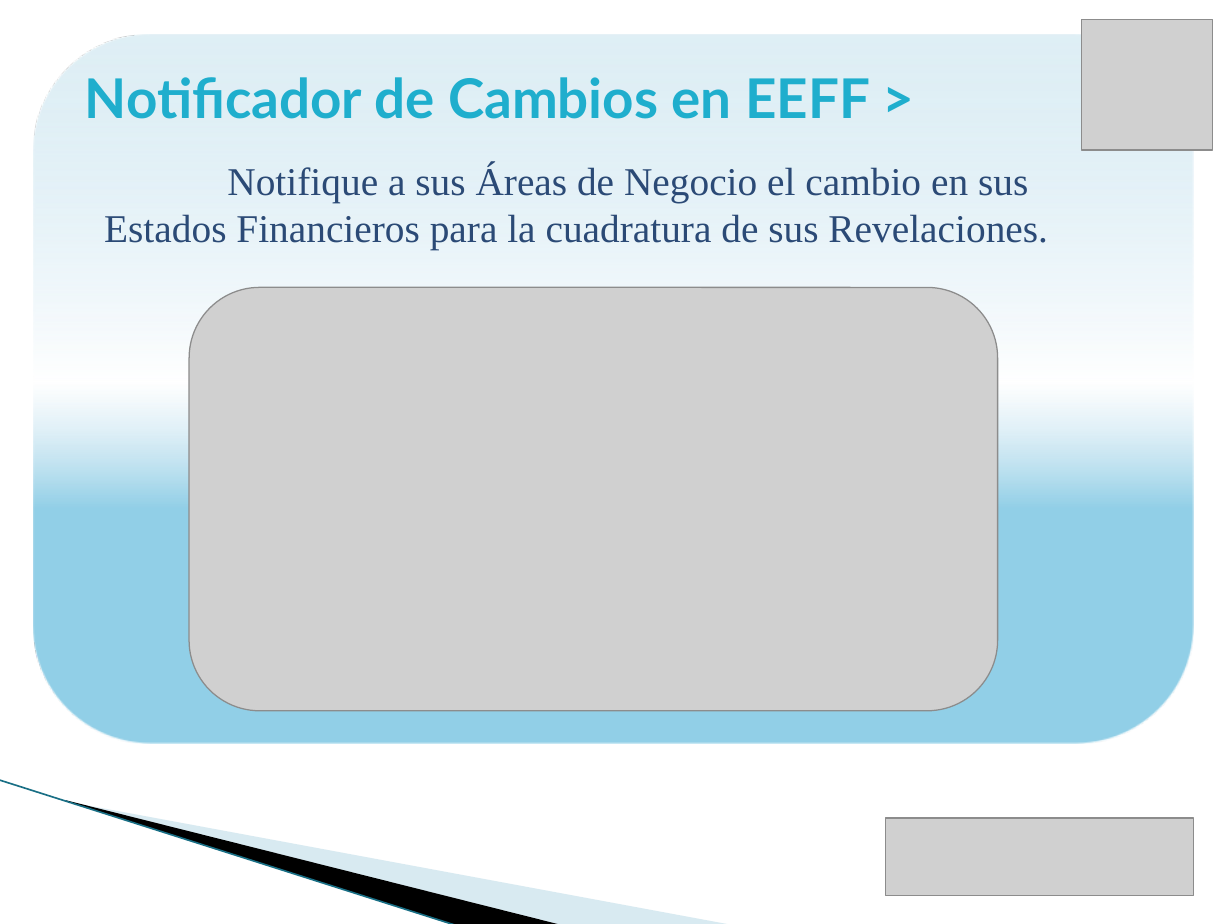
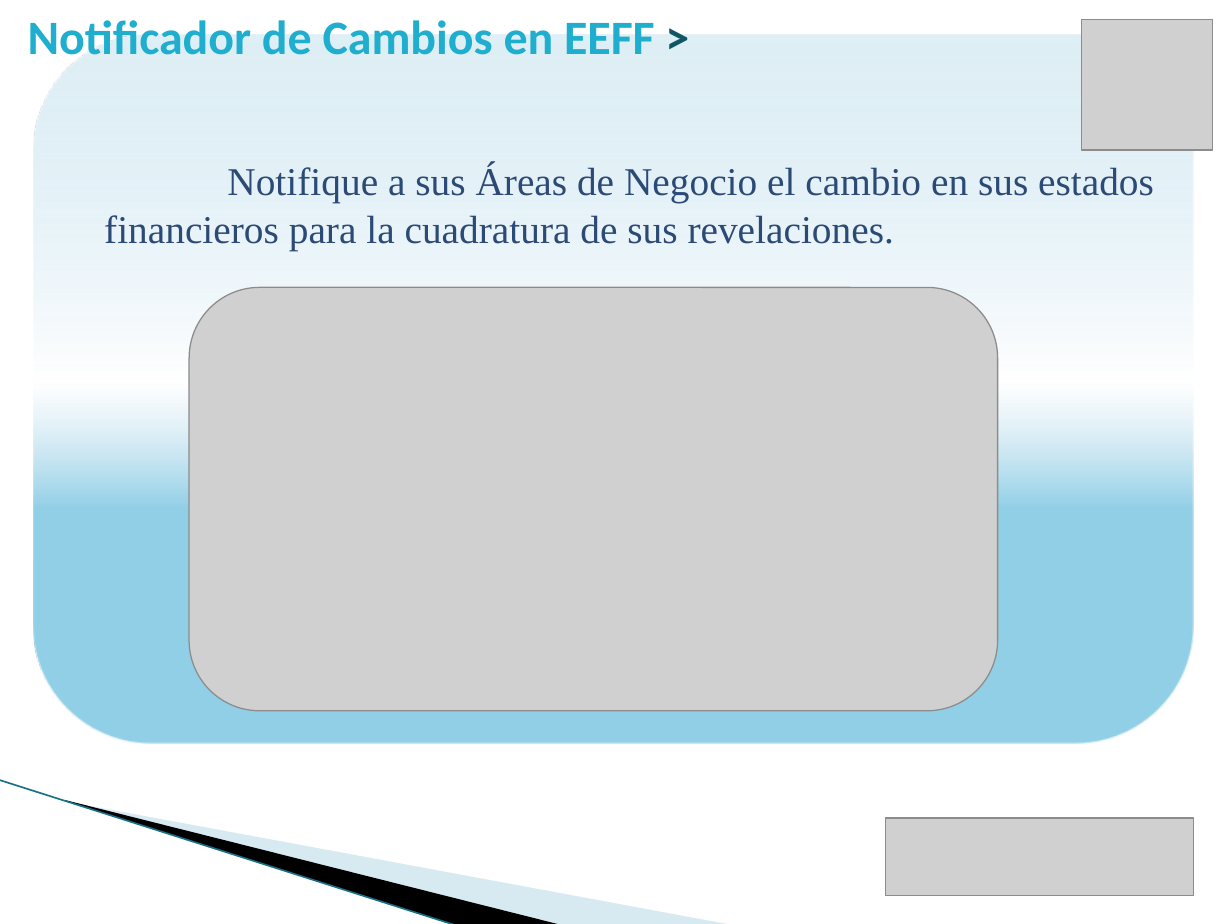
Before and after one commit to vicky1404/rev-ii, a slide deck: slide 18 of docs/comercial/brochure_2.pptx. Drawn at 1232x924 pixels with LibreOffice and Linux fonts; fonts in the diff are those of the drawing; grey boxes stand for pictures; background and template pictures are left out. Boxes give left, top, right and bottom in pixels: in the first picture for what was removed or moved away, otherwise in the second. Text is boxed around its words. In the diff, an @@ line names an element or a change of style, - is before the commit and + after.

```diff
--- a/docs/comercial/brochure_2.pptx
+++ b/docs/comercial/brochure_2.pptx
@@ text "Notificador de Cambios en EEFF ...": place and size @@
-text "Notificador de Cambios en EEFF ..." at (85, 77, 870, 119)
+text "Notificador de Cambios en EEFF ..." at (28, 20, 655, 55)
@@ text "Notificador de Cambios en EEFF ..." at (28, 20, 655, 55): size 32 to 28 pt, font Lato to Calibri; text colour #1FAECD to #105766 in ">" @@
@@ text at (104, 165, 1154, 251): text changed @@
-Notifique a sus Áreas de Negocio el cambio en sus Estados Financieros para la cuadratura de sus Revelaciones.
+Notifique a sus Áreas de Negocio el cambio en sus estados financieros para la cuadratura de sus revelaciones.
```
Also in this commit, not shown: 23 other slides changed.
